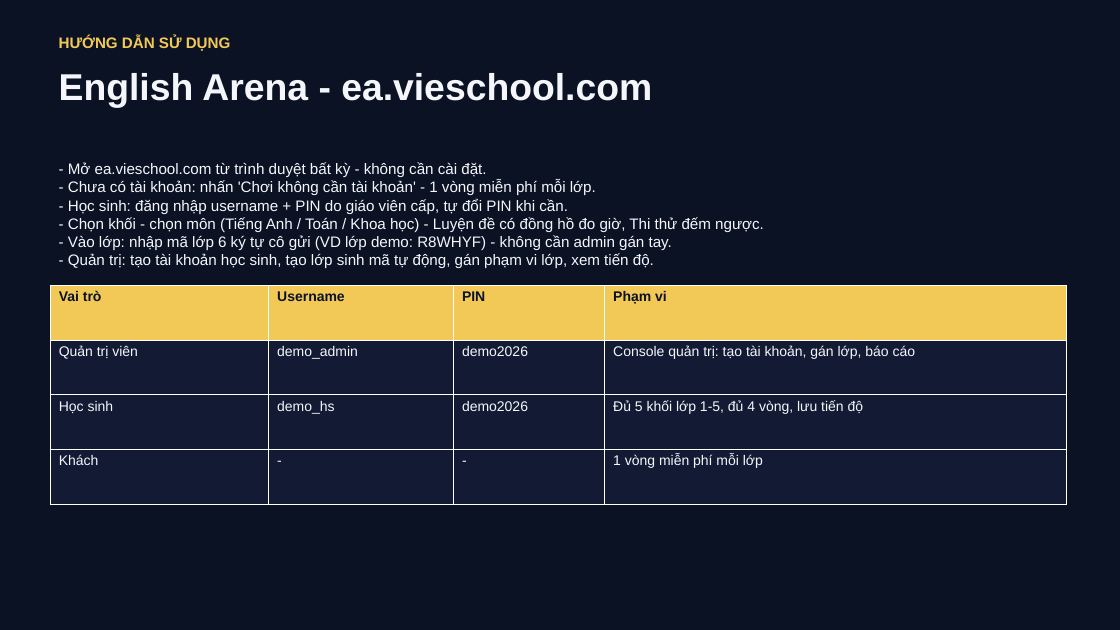
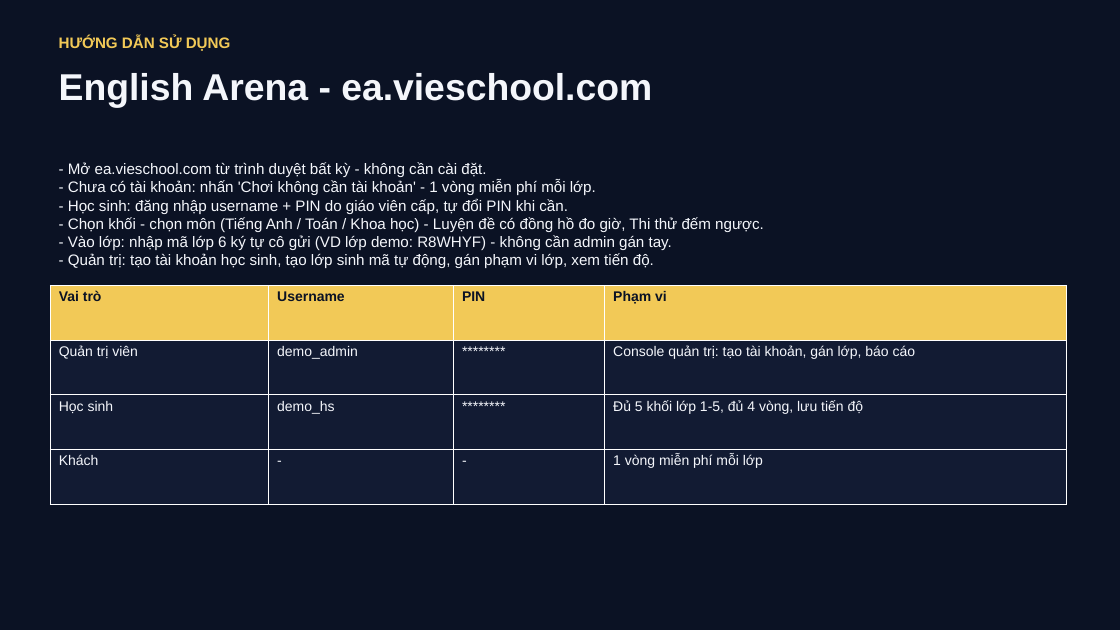
Before and after one commit to saintzzz/student-self-practice-web, a slide deck: slide 7 of docs/proposal-vieschool-khach-hang.pptx. Drawn at 1120x630 pixels with LibreOffice and Linux fonts; fonts in the diff are those of the drawing. Boxes give left, top, right and bottom in pixels: in the first picture for what was removed or moved away, otherwise in the second. Text is boxed around its words. In the diff, an @@ line names an element or a change of style, - is before the commit and + after.

```diff
--- a/docs/proposal-vieschool-khach-hang.pptx
+++ b/docs/proposal-vieschool-khach-hang.pptx
@@ table at (50,286,1067,504) @@
-row 2, column 3: demo2026
+row 2, column 3: ********
-row 3, column 3: demo2026
+row 3, column 3: ********
```
Also in this commit, not shown: 2 other slides changed, 46 other files.
